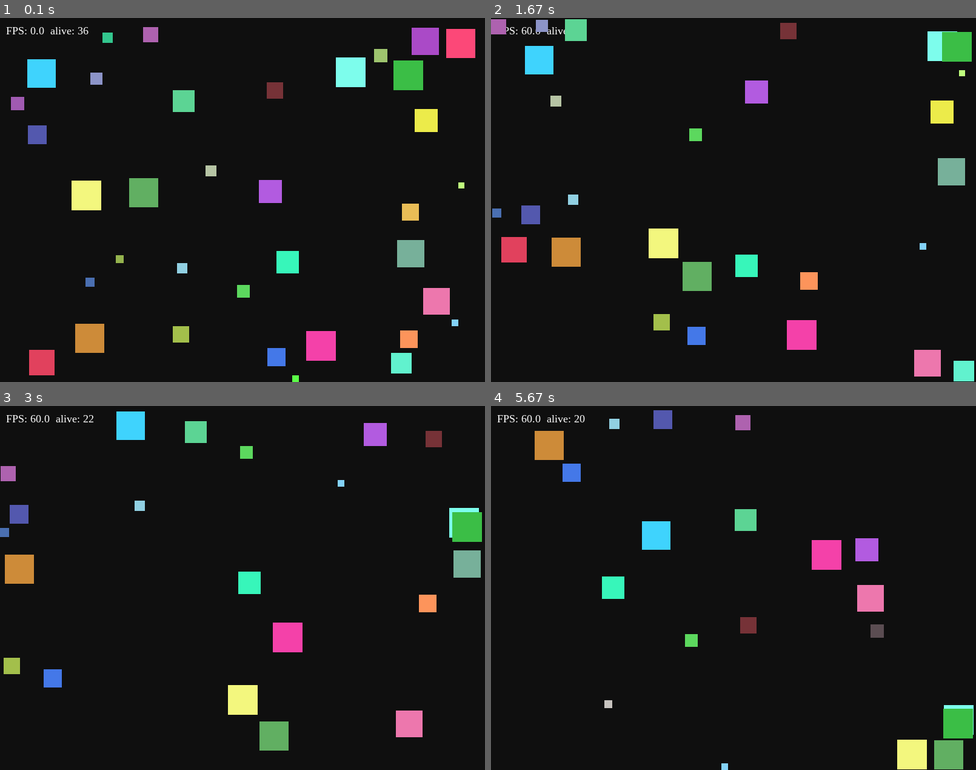
Above: before the commit, frames 1-4 (two rows, left to right).
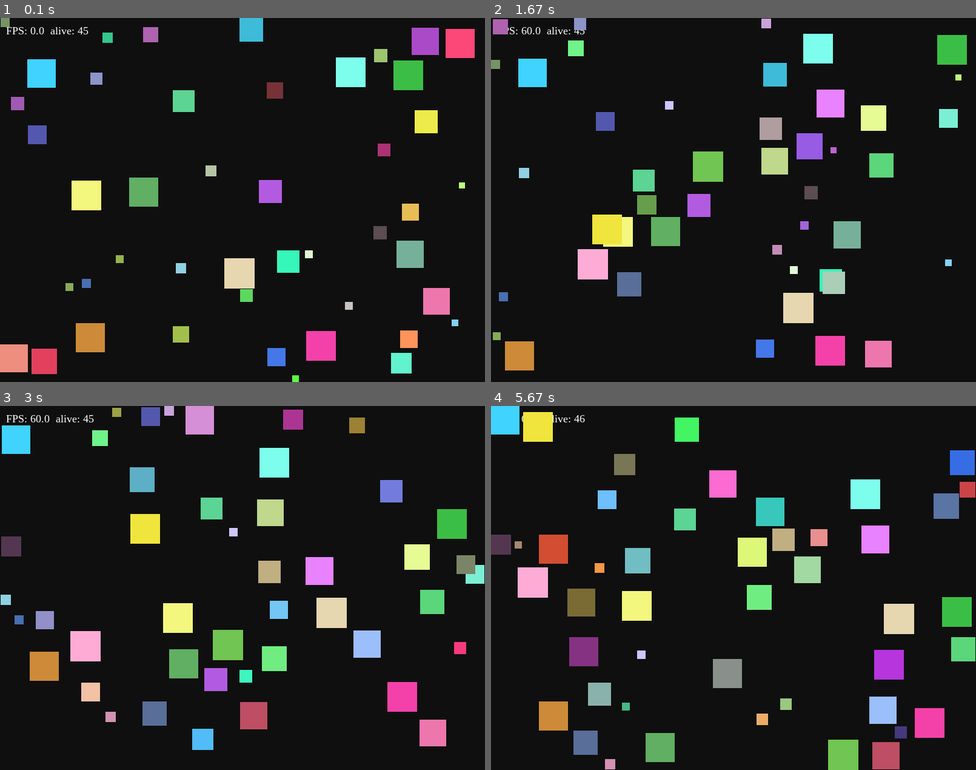
Above: after the commit, the same moments.

Repository: afinakholidi67/lab8-pygame
Game: pygame game, started from main.py
Same seed, same stepped clock (60 frames per second), same inputs: the game is played once before the commit and once after it.
Inputs:
- Up to frame 1 (0.1 s): no input
- Up to frame 2 (1.67 s): no input
- Up to frame 3 (3 s): no input
- Up to frame 4 (5.67 s): no input

The runs differ from the first frame. In frame 1, 2.1% of the frame differs, in the area x 0-98%, y 0-99%; in frame 2, 17%; in frame 3, 18%; in frame 4, 20%, in the area x 0-100%, y 0-100%.

Commit message:
exam: q2 - same size respawn

Diff:
--- a/main.py
+++ b/main.py
@@ -196,9 +196,14 @@
             update_square(square, squares, dt_seconds)
 
         killed = check_kills(squares)
-        squares = [s for i, s in enumerate(squares) if i not in killed and s["life"] > 0]
-        while len(squares) < NUM_SQUARES:
-            squares.append(create_square())
+        new_squares = []
+        for i, s in enumerate(squares):
+            if i in killed or s["life"] <= 0:
+                new_squares.append(create_square(s["size"]))
+            else:
+                new_squares.append(s)
+
+        squares = new_squares
         if spawn_timer >= SPAWN_INTERVAL:
             spawn_timer = 0.0
             squares.append(create_square())
